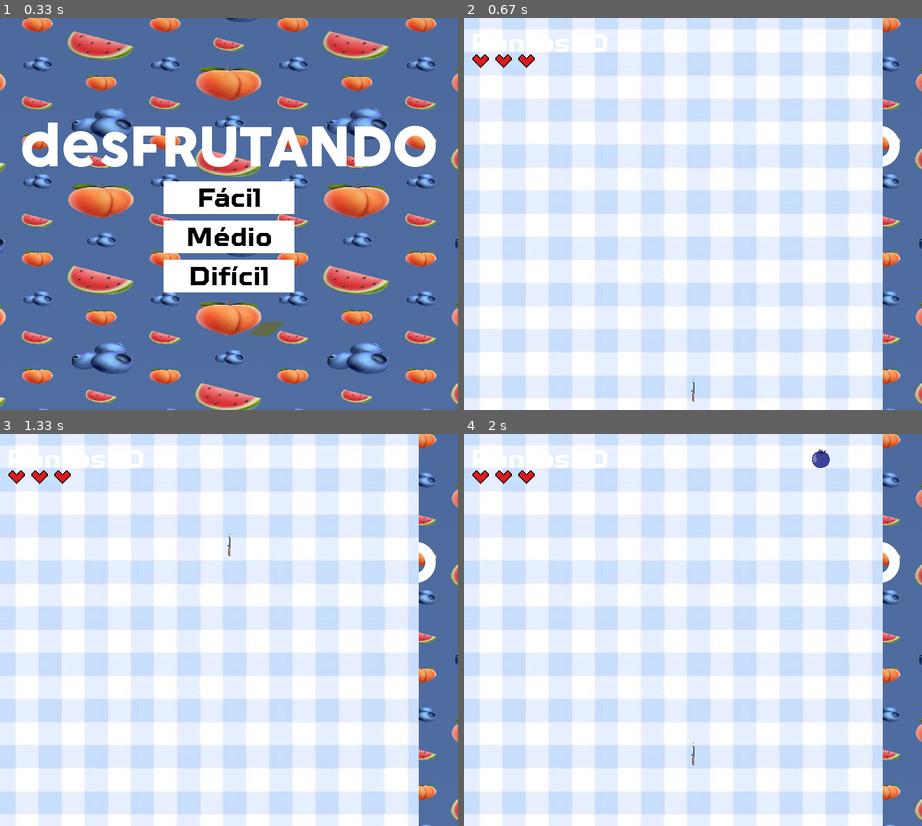
Above: before the commit, frames 1-4 (two rows, left to right).
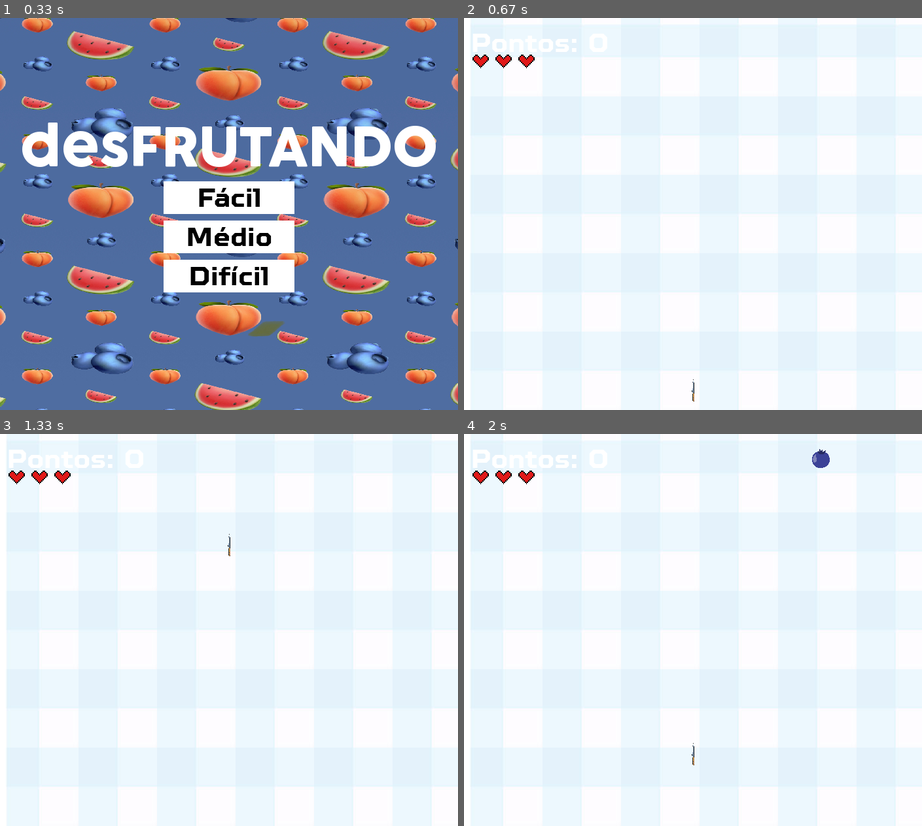
Above: after the commit, the same moments.

Repository: luanahfreitas/pygame
Game: pygame game, started from main.py
Two runs of this game, one before a commit and one after it. Both use one fixed random seed, a clock stepped at 60 frames per second and the inputs below.
Inputs:
- Up to frame 1 (0.33 s): no input
- Up to frame 2 (0.67 s): click "Difícil" at 0.38 s
- Up to frame 3 (1.33 s): tap Space at 0.67 s
- Up to frame 4 (2 s): tap Space at 1.57, 1.87 s

Frame 1 is identical in both runs. In frame 2, 38% of the frame differs, in the area x 0-100%, y 0-100%; in frame 3, 38%; in frame 4, 38%.

Commit message:
commit luana ajustes

Diff:
--- a/assets.py
+++ b/assets.py
@@ -9,11 +9,9 @@
     #imagens(frutas, faca, bomba, fundos)
     assets['background'] = pygame.image.load(os.path.join(IMG_DIR, 'fundo.jpeg')).convert()
 
-    assets['facil'] = pygame.image.load(os.path.join(IMG_DIR, 'xadrez vermelho.png')).convert()
+    assets['facil'] = pygame.image.load(os.path.join(IMG_DIR, 'xadrez vermelho.jpg')).convert()
     assets['medio'] = pygame.image.load(os.path.join(IMG_DIR, 'xadrez laranja.png')).convert()
-    assets['dificil'] = pygame.image.load(os.path.join(IMG_DIR, 'fundo mirtilo.jpg')).convert()
-
-
+    assets['dificil'] = pygame.image.load(os.path.join(IMG_DIR, 'xadrez azul.jpg')).convert()
 
     melancia = pygame.image.load(os.path.join(IMG_DIR, 'melancia.png')).convert_alpha()
     assets['melancia'] = pygame.transform.scale(melancia, (MELANCIA_WIDTH, MELANCIA_HEIGHT))
@@ -54,7 +52,8 @@
     assets['explosion_sound'] = pygame.mixer.Sound(os.path.join(SND_DIR, 'bomb.wav'))
     assets['faca_sound'] = pygame.mixer.Sound(os.path.join(SND_DIR, 'faca.wav'))
     assets['musica_normal'] = os.path.join(SND_DIR, 'musica.mp3')
-    #adicionar bonus musica
+    assets['freeze_sound'] = pygame.mixer.Sound(os.path.join(SND_DIR, 'freeze.mp3'))
+    assets['bonus_sound'] = pygame.mixer.Sound(os.path.join(SND_DIR, 'som dourado.wav'))
     #adicionar pew
     #adicionar som de perder vida
 
--- a/game.py
+++ b/game.py
@@ -19,7 +19,8 @@
     frutas = pygame.sprite.Group()
     particulas = pygame.sprite.Group()
 
-    faca_atual = Faca(WIDTH // 2, HEIGHT - 10, assets)
+    faca_x = WIDTH // 2
+    faca_atual = Faca(faca_x, HEIGHT - 10, assets)
     facas.add(faca_atual)
 
     if dificuldade == EASY:
@@ -72,11 +73,13 @@
         for faca in facas:
             if not faca.lancada:
                 faca.update(teclas)
+                faca_x = faca.rect.centerx  #salva posição atual
             else:
                 faca.update(None)
 
+        #faca foi lançada, cria nova faca na posição anterior:
         if len(facas) == 0:
-            faca_atual = Faca(WIDTH // 2, HEIGHT - 10, assets)
+            faca_atual = Faca(faca_x, HEIGHT - 10, assets)
             facas.add(faca_atual)
 
         #frutas com intervalo de tempo
@@ -102,17 +105,19 @@
         particulas.update()
 
         for fruta in frutas:
-            if fruta.rect.top > HEIGHT:
-                fruta.kill()
-                vidas -= 1
-                if vidas >= 0:
-                    animacao_coracao(screen,assets,vidas)
-                    vida_estado[vidas] = False
-                if vidas <= 0:
-                    pygame.mixer.music.stop()
-                    fade_out(screen)
-                    shake_screen(screen)
-                    return pontos
+            if fruta.tipo == 'normal':
+                #verifica se a fruta saiu da tela
+                if fruta.rect.top > HEIGHT:
+                    fruta.kill()
+                    vidas -= 1
+                    if vidas >= 0:
+                        animacao_coracao(screen,assets,vidas)
+                        vida_estado[vidas] = False
+                    if vidas <= 0:
+                        pygame.mixer.music.stop()
+                        fade_out(screen)
+                        shake_screen(screen)
+                        return pontos
 
         #colisões - faca com a fruta
         colisoes = pygame.sprite.groupcollide(facas, frutas, True, True)
@@ -124,8 +129,7 @@
                     pontos += 20
                     modo_bonus = True
                     bonus_timer = pygame.time.get_ticks()  #inicia o contagem do modo bônus
-                    #pygame.mixer.music.load(assets['bonus_musica'])
-                    #pygame.mixer.music.play(-1)  # loop infinito da musica
+                    assets['bonus_sound'].play()
 
                 elif fruta.tipo == 'congelada':
                     for _ in range(20):
@@ -135,13 +139,13 @@
                     FPS_padrao = 30
                     congelar_tela(screen)
                     pontos +=5 * (2 if modo_bonus else 1)
+                    assets['freeze_sound'].play()
 
                 else:  #normal
                     for _ in range(15):
                         particulas.add(Particula(fruta.rect.centerx, fruta.rect.centery, (255, 255, 0)))
                     pontos += 5 * (2 if modo_bonus else 1)
-
-                assets['faca_sound'].play()  #som da faca cortando a fruta
+                    assets['faca_sound'].play()  #som da faca cortando a fruta
 
         #colisões - faca com a bomba
         if pygame.sprite.groupcollide(facas,bombas,True,False):
--- a/game_over.py
+++ b/game_over.py
@@ -14,7 +14,7 @@
     background = pygame.image.load(os.path.join(IMG_DIR, 'fundo.jpeg')).convert()
 
     #criação do botão de jogar Novamente
-    botao_rect = pygame.Rect(WIDTH // 2 - 100, HEIGHT // 2 + 100, 200, 50)
+    botao_rect = pygame.Rect(WIDTH // 2 - 200, HEIGHT // 2 + 100, 400, 50)
 
     game_over = True
 
Binary file removed: assets/img/fundo melancia.webp
Binary file removed: assets/img/fundo mirtilo.jpg
Binary file removed: assets/img/fundo pessego.jpg
Binary file added: assets/img/xadrez azul.jpg
Binary file added: assets/img/xadrez vermelho.jpg
Binary file removed: assets/img/xadrez vermelho.png
Not shown, changed: assets/img/.DS_Store
Not shown, added: assets/snd/freeze.mp3
